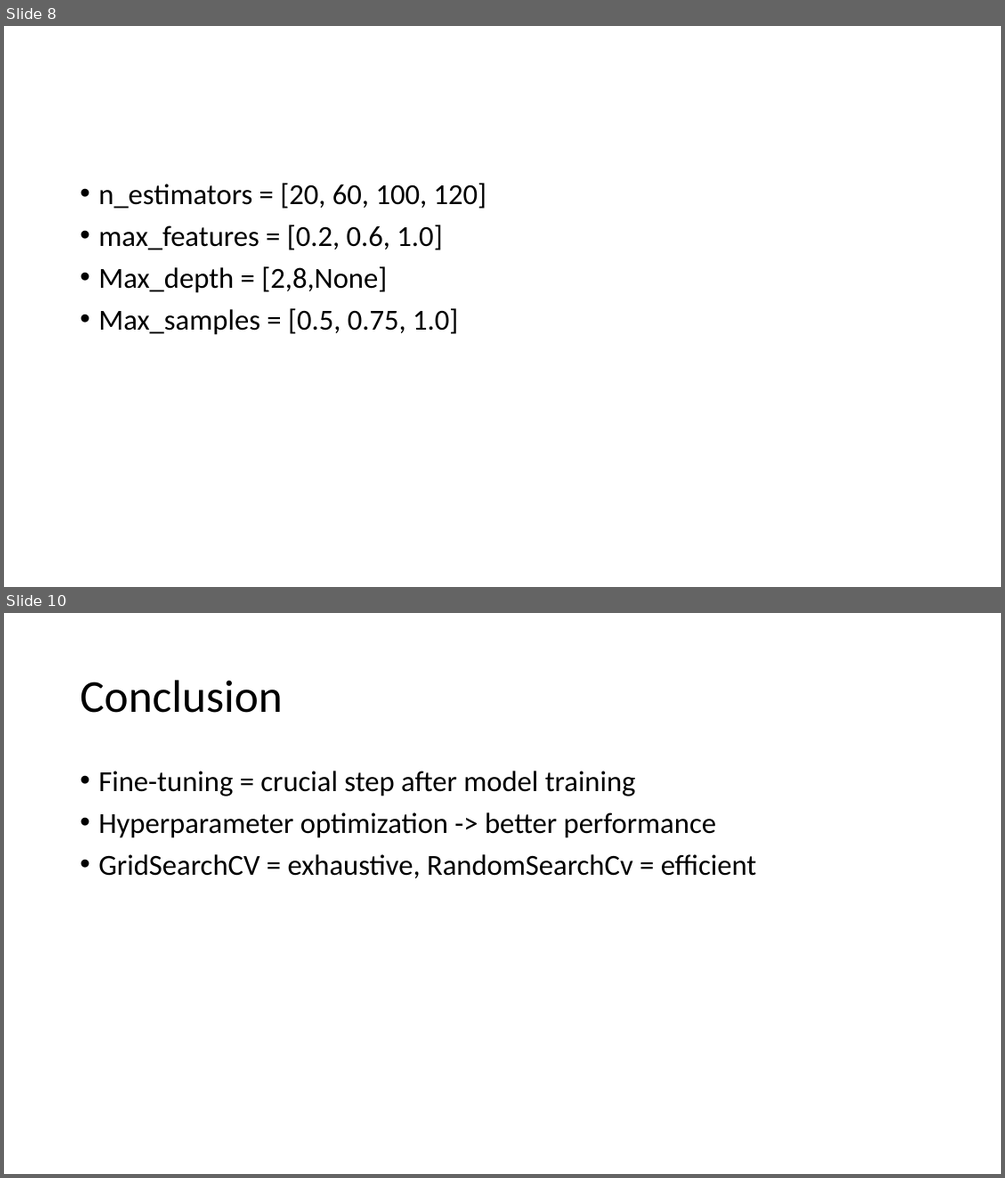
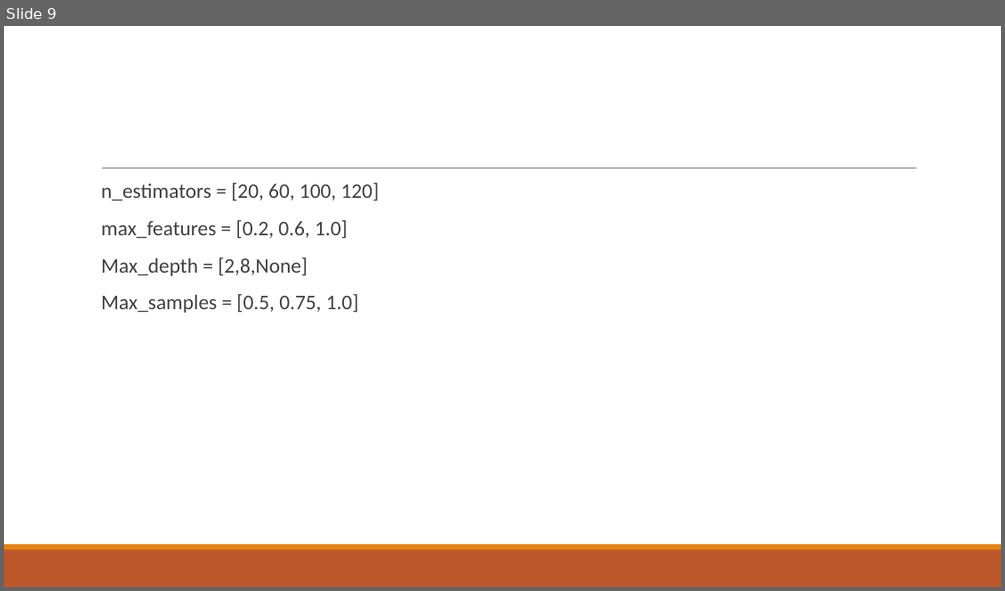
Before and after one commit to SubashSah/AI-Intern-2025, a slide deck: Task 3/Fine-tuning model.pptx. Shown one above the other, each under a label of ours: slides 8 and 10 before the commit, slide 9 after it; the slides between them are not shown. The pictures are 1005x1178 and 1005x591 pixels, drawn with LibreOffice and Linux fonts; fonts in the diff are those of the drawing. Boxes give left, top, right and bottom in pixels: in the first picture for what was removed or moved away, otherwise in the second. Text is boxed around its words. In the diff, an @@ line names an element or a change of style, - is before the commit and + after.

Commit message:
Updated hyperparameter tuning and model fine-tuning

```diff
--- a/Task 3/Fine-tuning model.pptx
+++ b/Task 3/Fine-tuning model.pptx
@@ slide 10 removed at [4, 613, 1001, 1174], background #FFFFFF @@
@@ title removed at [80, 680, 283, 713] @@
-Conclusion
@@ text removed at [98, 771, 757, 878] @@
-• Fine-tuning = crucial step after model training
-• Hyperparameter optimization -> better performance
-• GridSearchCV = exhaustive, RandomSearchCv = efficient
@@ what was slide 8 is now slide 9 @@
@@ slide 9 changed as well @@
@@ text "n_estimators = [20, 60, 100, ..." at [101, 183, 380, 313]: size 28 to 20 pt, text colour #000000 to #404040; bullet • to  ; more space between paragraphs @@
@@ line added from (102, 168) to (917, 168), #808080 0.5 pt @@
@@ rectangle added at [4, 549, 1001, 587], fill #BD582C @@
@@ rectangle added at [4, 544, 1001, 549], fill #E48312 @@
```
Also in this commit, not shown: 7 other slides changed, 5 slides added, 1 other slide removed.
